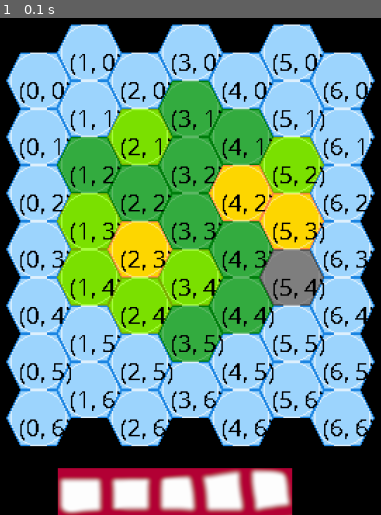
Above: before the commit, frame 1.
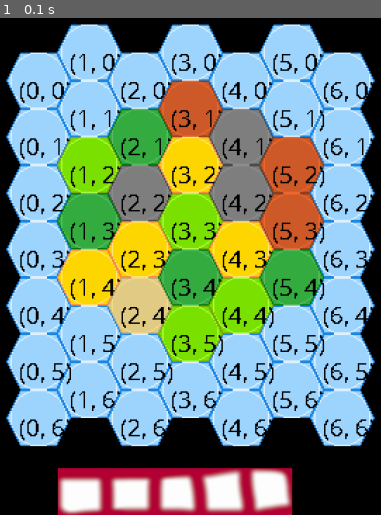
Above: after the commit, the same moment.

Repository: mplch/catanpy
Game: pygame game, started from run.py
Same seed, same stepped clock (60 frames per second), same inputs: the game is played once before the commit and once after it.
Inputs:
- Up to frame 1 (0.1 s): no input

The runs differ from the first frame. In frame 1, 26% of the frame differs, in the area x 14-86%, y 12-70%.

Commit message:
W,11; Map: Proper amount of resource tiles. (Implemented)

Diff:
--- a/run.py
+++ b/run.py
@@ -15,6 +15,8 @@
 import pygame
 from sys import exit as sys_exit
 import random  # from
+import source.hexstack as hexstack
+# NOMENCLATURE: Tile, hex, circle (cake), ring.
 
 #----- CONSTANTS ------------------------------------------------------
 
@@ -27,13 +29,12 @@
 
 hx = "textures/hexes/Template_horiz.png"
 
-hexes = "textures/hexes/"
-hextypes = "Claypit.png  Dessert.png  Field.png  Forest.png  \
-Mountains.png  Pasture.png  Sea.png  Template_vert".split('  ')
-# odeber png (a zpet pridej) --> hexes + type + ".png"
-hexlands = "Claypit.png  Field.png  Forest.png  \
-Mountains.png  Pasture.png".split('  ')
-for t in hexlands: print(">",t,"<")
+#######x
+hexes = hexstack.hexes
+hexlands = hexstack.hexlands
+hextypes = hexstack.hextypes
+#######
+
 
 COORD_TILES_FONT_SIZE = 18
 COORD_TILES_FONT_COLOR = (200, 50, 50)
@@ -73,6 +74,7 @@
         putTile(type, (x, y))
         coordPrintTile(c, r, x, y)
 
+"""
 def draw_map_rectangle(w, h):
     for c in range(w):
         for r in range(h):
@@ -84,9 +86,6 @@
         placeHex("Sea.png", f, 0)
         placeHex("Sea.png", f, 6)
 
-    """
-    * takto je to mozna nejprehlednejsi. --> Funguje to? funguje!
-    """
 
 def draw_map_def_hex_v1():
     draw_map_rectangle(7, 7)
@@ -103,6 +102,7 @@
     placeHex(outer, 2, 5)
     placeHex(outer, 4, 5)
     placeHex(outer, 5, 5)
+"""
 
 def draw_map_def_hex_outer():
     # draw_map_rectangle(7, 7)
@@ -125,7 +125,9 @@
     pairs = zip(COLS, ROWS, OFFSETS)
     for column, tiles, off in pairs:
         for row in range(tiles):
-            placeHex(random.choice(hexlands), column, row+off)
+            type = hexstack.stack.pop()
+            type += ".png"
+            placeHex(type, column, row+off)
 
     # i am NOT HAPPY with this
     # not ELEGANT
--- a/source/hexstack.py
+++ b/source/hexstack.py
@@ -19,7 +19,7 @@
     "Desert": 1,
     "Field" : 4,
     "Forest" : 4,
-    "Moutains" : 3,
+    "Mountains" : 3,
     "Pasture" : 4,
     "Sea" : 0,
 }
Binary file removed: textures/hexes/Dessert.png
Not shown, removed: ..gitignore.swp
